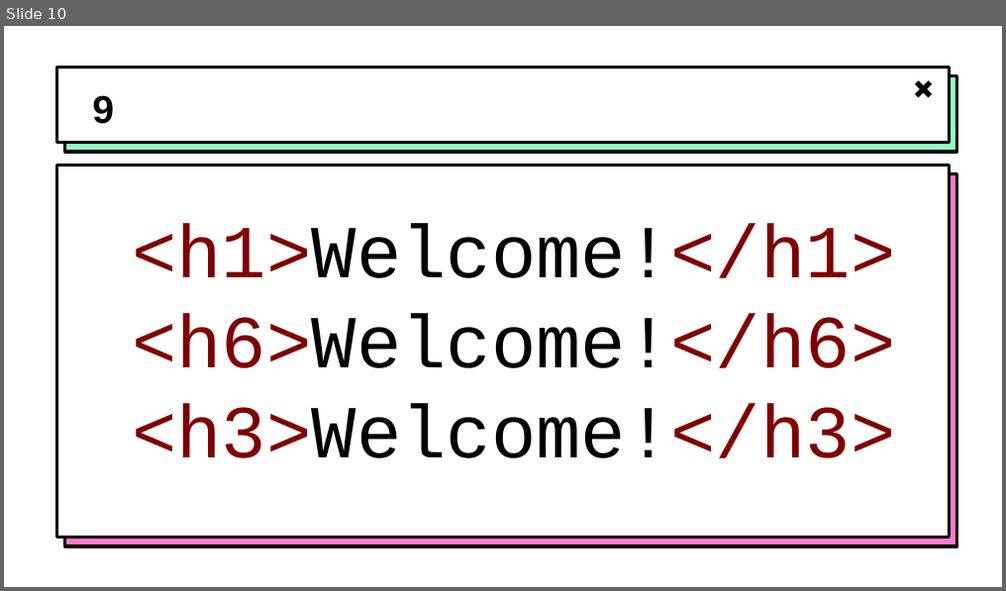
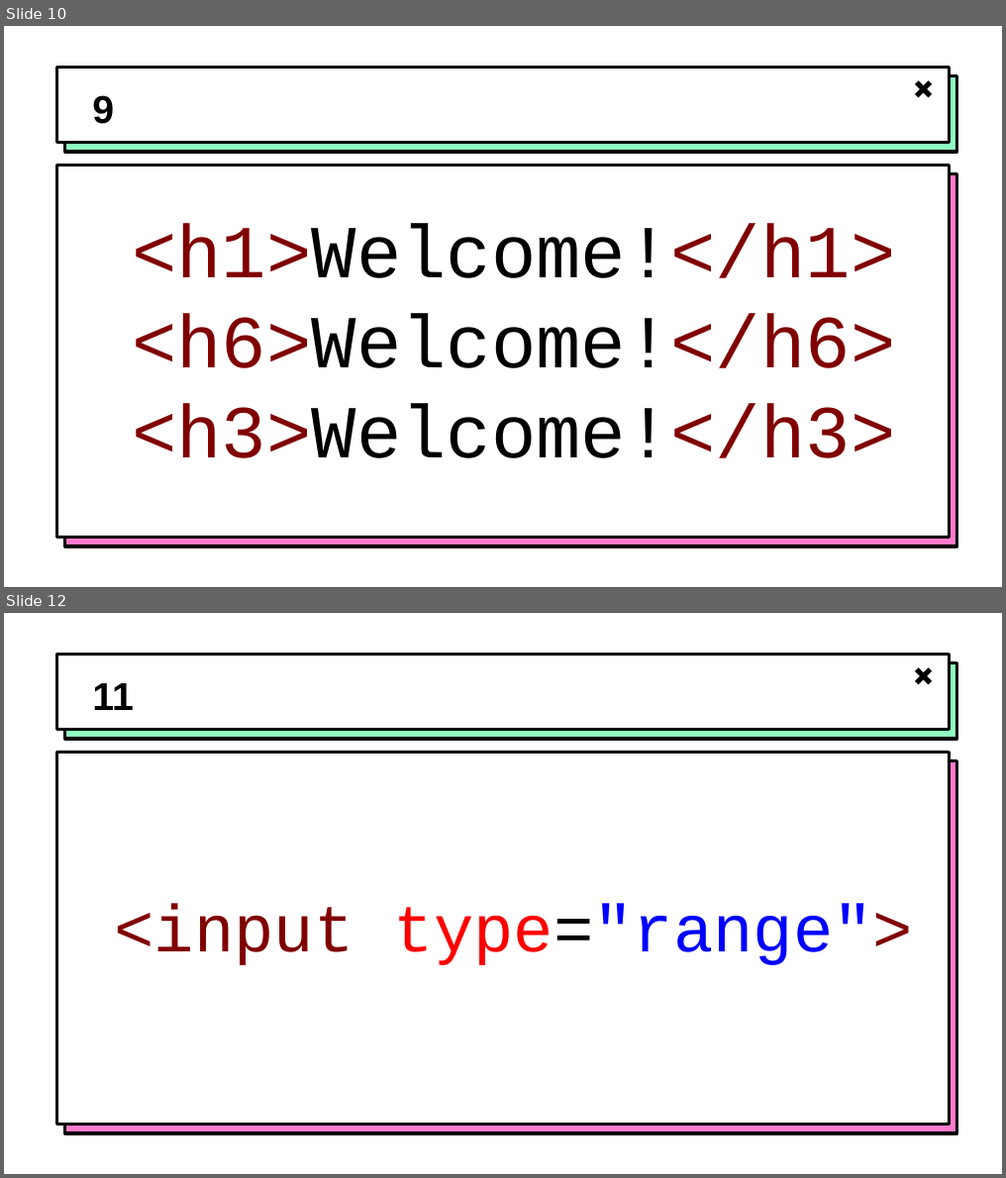
Before and after one commit to hytechclub/web-101, a slide deck: Week02/NameThatElement.pptx. Shown one above the other, each under a label of ours: slide 10 before the commit, slides 10 and 12 after it; the slides between them are not shown. The pictures are 1006x591 and 1006x1178 pixels, drawn with LibreOffice and Linux fonts; fonts in the diff are those of the drawing; background and template pictures are left out. Boxes give left, top, right and bottom in pixels: in the first picture for what was removed or moved away, otherwise in the second. Text is boxed around its words. In the diff, an @@ line names an element or a change of style, - is before the commit and + after.

```diff
--- a/Week02/NameThatElement.pptx
+++ b/Week02/NameThatElement.pptx
@@ slide 12 added at <box>4,613,1002,1174</box>, background picture (left out); not listed: 5 template elements that a slide beside it also shows @@
@@ title added at <box>92,683,133,710</box>, 28 pt, text #000000, bold @@
+11
@@ text added at <box>115,903,913,965</box>, 48 pt, text #800000 @@
+<input type="range">
```
Also in this commit, not shown: 1 slide changed, 4 other slides added, 2 other files.
